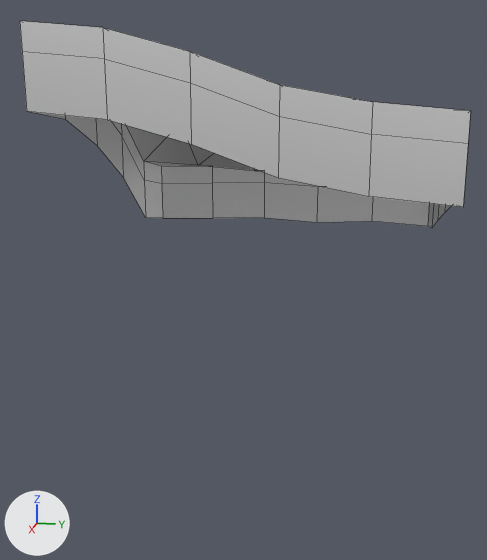
Two versions of the FBX model ZombieSurvival/Assets/polyperfect/Low Poly Ultimate Pack/T/- Meshes_T/Terrains_T/Worlds_T/SteepSlopeFour.fbx, one commit apart.
The view is the same before and after, from a 50 mm camera at (60.2, 9.7, -0.2) aimed at (0.5, -2.3, -15.1). Every picture has the same lights, and +X, +Y and +Z are marked at lower left. Mesh edges are drawn as thin lines. Where no turn or scale is listed for an object, it has been applied to the vertices.

The first picture shows 'steepSlope4'.
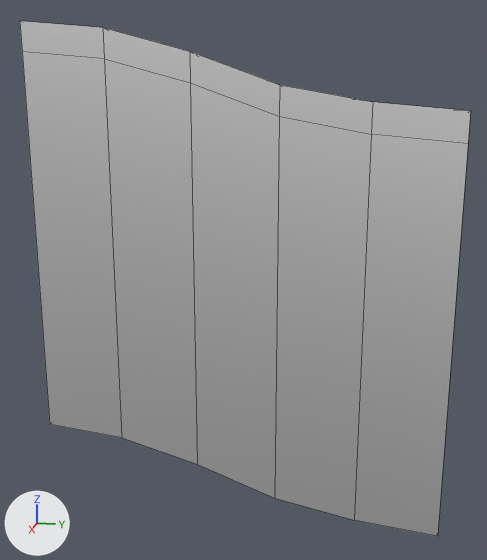
What differs and where, as boxes (x1, y1, x2, y2) in the pictures (487 x 560 px; the box of a moved part takes in the faces that stretch with it):
'steepSlope4', reshaped (148% taller)
    before: (20, 21, 471, 228)
    after: (20, 21, 471, 536)
part 1 of me_terrain_world_hill2, moved or reshaped
    before: (26, 103, 463, 228)
    after: (26, 103, 463, 536)

The edits, one by one:
me_terrain_world_hill2 is used by ob_steepslope4; location (0.0, 0.0, 0.0).
me_terrain_world_hill2 had 76 vertices, 90 faces and spanned x -15.0..15.0, y -15.0..15.0, z -12.0..6.0.
me_terrain_world_hill2 now has 76 vertices, 90 faces and spans x -15.0..15.0, y -15.0..15.0, z -36.0..6.0.
me_terrain_world_hill2 part 1: 20 of the vertices in x -15.0..15.0, y -15.0..15.0, z -12.0..0.0 are moved by (0.0, 0.0, -24.0).
